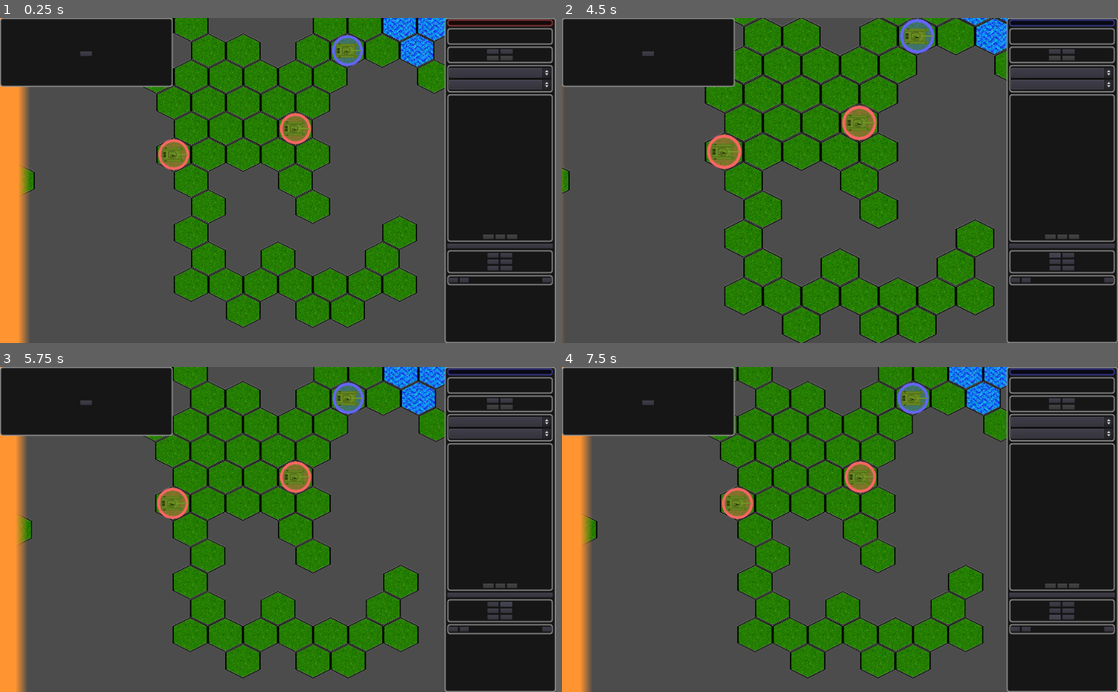
Above: before the commit, frames 1-4 (two rows, left to right).
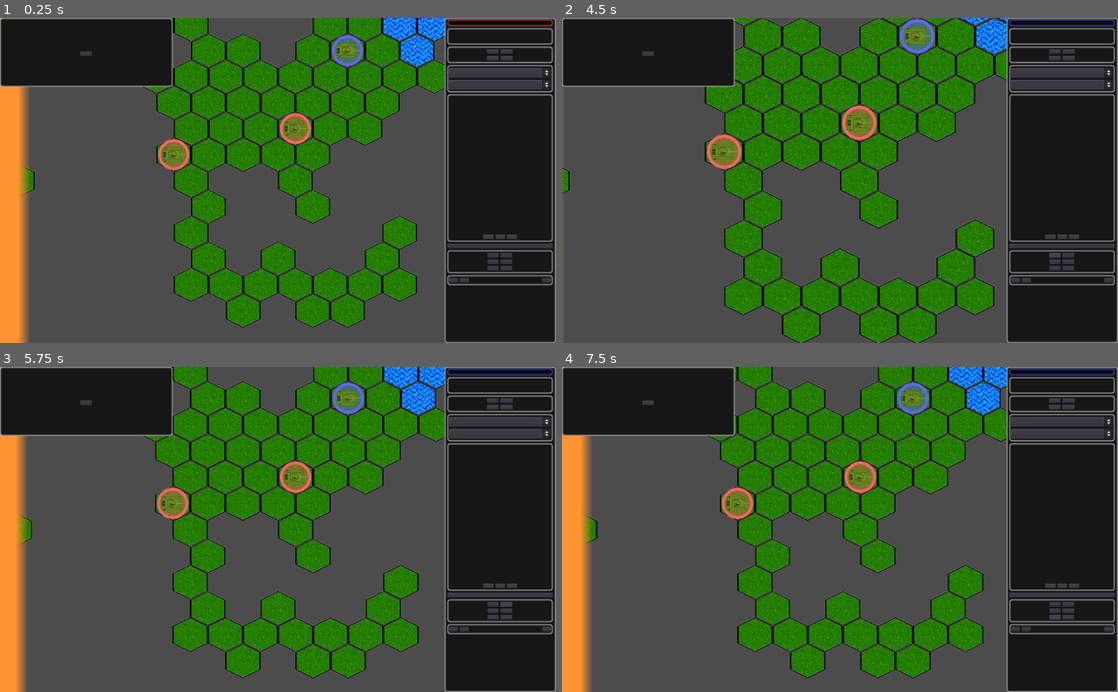
Above: after the commit, the same moments.

Repository: stefanos-86/HexGame
Game: Godot game, scene res://Scenes/HexMap.tscn
Same seed, same stepped clock (60 frames per second), same inputs: the game is played once before the commit and once after it.
Inputs:
- Up to frame 1 (0.25 s): no input
- Up to frame 2 (4.5 s): click "Artillery" at 0.5 s; click "Fire Smoke" at 1.25 s; click "Fire at will" at 2 s; click "Slow" at 2.75 s; click "End Turn" at 3.5 s; click "Zoom In" at 4.25 s
- Up to frame 3 (5.75 s): click "Zoom Out" at 5 s
- Up to frame 4 (7.5 s): click "Pan Up" at 5.75 s; click "Pan Down" at 6.5 s; click "Pan Left" at 7.25 s

The runs differ from the first frame. In frame 1, 2.9% of the frame differs, in the area x 56-75%, y 12-40%; in frame 2, 3.7%, in the area x 56-78%, y 8-39%; in frame 3, 3.0%; in frame 4, 3.0%.

Commit message:
Attack logic.

Diff:
--- a/FreeScripts/Game.gd
+++ b/FreeScripts/Game.gd
@@ -1,3 +1,5 @@
+const TWO_PI = 2 * PI
+
 enum factions {RED, BLUE}
 
 enum speed_levels {
@@ -6,14 +8,29 @@
   SLOW,
   FAST}
 
+enum fire_outcome {
+  MISS,
+  INEFFECTIVE,
+  DESTROYED
+ }
+
+enum armor_part {
+  FRONT,
+  SIDE,
+  REAR
+ }
+
 var first_player_in_turn
 var current_player
 var turn_count
+
+var rng = RandomNumberGenerator.new()
 
 func current_player_name():
   return factions.keys()[current_player]
 
 func begin_game():
+  rng.randomize()
   first_player_in_turn = factions.RED
   current_player = first_player_in_turn
   turn_count = 1
@@ -33,9 +50,10 @@
   var p = 100
   p = movement_accuracy_penalty(p, attacker.speed)
   p = movement_accuracy_penalty(p, target.speed)
+  p = distance_penalty(p, distance, attacker.gun_max_range)
 
-  var distance_factor = clamp(float(distance) / attacker.gun_max_range, 0, 1)
-  p = lerp(p, 0, distance_factor)
+  # Account for size? For heading?
+
   return int(p)
 
 func movement_accuracy_penalty(base_hit_probability, speed):
@@ -44,3 +62,55 @@
   elif speed == speed_levels.FAST:
     base_hit_probability /= 4
   return base_hit_probability
+
+func fire(shooter, target, terrain):
+  var distance = terrain.distance_between(shooter, target)
+  var hit_p = hit_probability(shooter, target, distance)
+
+  #if rng.randf() * 100 > hit_p:
+  #  print ("Missed")
+  #  return fire_outcome.MISS
+
+  var shot_strength = distance_penalty(shooter.gun_penetration_power, distance, shooter.gun_max_range)
+
+  var attack_direction = target.position - shooter.position
+  var attack_angle = attack_direction.angle()
+  if attack_angle < 0:
+    attack_angle += TWO_PI
+
+  var bearing = (attack_angle - target.global_rotation) / TWO_PI
+
+  print (attack_direction, " ", attack_angle, " ", target.global_rotation)
+  print ("bearing ", bearing)
+
+  var p_hit_side = 0
+  if (bearing < 0.25):
+    p_hit_side = lerp(0, 1, bearing * 4)
+  elif(bearing < 0.5):
+    p_hit_side = lerp(1, 0, (bearing - 0.25) * 4)
+  elif(bearing < 0.75):
+    p_hit_side = lerp(0, 1, (bearing - 0.5) * 4)
+  else:
+    p_hit_side = lerp(1, 0, (bearing - 0.75) * 4)
+
+  print ("Side hit " , p_hit_side)
+
+  var armor_part_hit = armor_part.REAR
+  if rng.randf() <= p_hit_side:
+    armor_part_hit = armor_part.SIDE
+  elif bearing > 0.25 and bearing < 0.75:
+    armor_part_hit = armor_part.FRONT
+
+  print (armor_part.keys()[armor_part_hit])
+  print (shot_strength, " vs ", target.armour_thickness[armor_part_hit])
+
+  if shot_strength > target.armour_thickness[armor_part_hit]:
+    return fire_outcome.DESTROYED
+
+  return fire_outcome.INEFFECTIVE
+
+
+# max_distance = range where the values goes to 0.
+func distance_penalty(value_at_no_distance, distance, max_distance):
+  var distance_factor = clamp(float(distance) / max_distance, 0, 1)
+  return lerp(value_at_no_distance, 0, distance_factor)
--- a/Scenes/Control.gd
+++ b/Scenes/Control.gd
@@ -93,6 +93,10 @@
             shoot(selected_unit, target)
 
       if event.button_index == BUTTON_RIGHT:
+        var corrected_mouse_position = get_global_mouse_position()
+        turn_towards(corrected_mouse_position)
+
+      if event.button_index == BUTTON_MIDDLE:
         unselect_current_unit()
 
 
@@ -125,15 +129,19 @@
 
 func shoot(attacker, target):
   animation_in_progress = true
-  var attack_from = terrain.where_is(attacker)
-  var attack_to = terrain.where_is(target)
-  var bullet_path = [attack_from, attack_to]
-  interface.animate_attack(bullet_path)
+  var attack_result = game.fire(attacker, target, terrain)
+  print(game.fire_outcome.keys()[attack_result])
+
+  interface.animate_attack(attacker, target, attack_result)
   # TODO: remove target from map at the end of the animation...
   # May use another transporter or a different signal to know
   # what to do post-animation. Or bake the target removal
   # in the animation.
 
+func turn_towards(position):
+  selected_unit.look_at(position)
+  selected_unit.rotate_turret_towards(position)
+
 func next_turn():
   game.next_turn()
   interface.refresh_turn_info(game)
--- a/Scenes/HexMap.tscn
+++ b/Scenes/HexMap.tscn
@@ -25,7 +25,7 @@
 cell_tile_origin = 1
 centered_textures = true
 format = 1
-tile_data = PoolIntArray( -65523, 0, 0, -65522, 0, 0, 7, 0,  …(431 unchanged characters)… , 0, 0, 131085, 0, 0, 131086, 0, 0, 131092, 0, 0, 131094, 0, 0, 131096, 0, 0, 131097, 0, 0, 196613, 0, 0, 196614, 0, 0, 196615, 0, 0, 196616, 0, 0, 196617, 0, 0, 196618, 0, 0, 196619, 0, 0, 196620, 0, 0, 196621, 0, 0, 196632, 0, 0, 196633, 0, 0, 3276 …(332 unchanged characters)…
+tile_data = PoolIntArray( -65523, 0, 0, -65522, 0, 0, 7, 0,  …(431 unchanged characters)… , 0, 0, 131085, 0, 0, 131086, 0, 0, 131087, 0, 0, 131088, 0, 0, 131089, 0, 0, 131090, 0, 0, 131092, 0, 0, 131094, 0, 0, 131096, 0, 0, 131097, 0, 0, 196613, 0, 0, 196614, 0, 0, 196615, 0, 0, 196616, 0, 0, 196617, 0, 0, 196618, 0, 0, 196619, 0, 0, 196620, 0, 0, 196621, 0, 0, 196622, 0, 0, 196624, 0, 0, 196632, 0, 0, 196633, 0, 0, 3276 …(332 unchanged characters)…
 script = ExtResource( 4 )
 
 [node name="DebugSquare" type="Sprite" parent="Terrain"]
--- a/Scenes/Interface.gd
+++ b/Scenes/Interface.gd
@@ -1,5 +1,4 @@
 extends Control
-
 
 var terrain
 var units
@@ -46,7 +45,7 @@
   unit.set_rotation(0)
   transporter.add_child(unit)
   moving_unit = unit # Store it so we can get it back in the animation callback.
-  transporter.reset_at_start(distance_to_cover, 120)
+  transporter.reset_at_start(distance_to_cover, 120, "movement_animation_done", unit)
 
 func _on_Transporter_movement_animation_done():
   if (moving_unit == $MovementPath/PathFollow2D/Transporter/Missile):
@@ -59,11 +58,15 @@
     moving_unit.set_position($MovementPath/PathFollow2D.get_position());
     moving_unit = null
 
-func animate_attack(fire_path):
+func animate_attack(attacker, target, outcome):
+  attacker.rotate_turret_towards(target.position)
+
   $MovementPath.curve.clear_points()
-  for p in fire_path:
-    var point_in_wc = terrain.cell_to_world(p)
-    $MovementPath.curve.add_point(point_in_wc)
+
+  var attack_from = terrain.cell_to_world(terrain.where_is(attacker))
+  var attack_to = terrain.cell_to_world(terrain.where_is(target))
+  $MovementPath.curve.add_point(attack_from)
+  $MovementPath.curve.add_point(attack_to)
 
   var distance_to_cover = $MovementPath.curve.get_baked_length()
 
@@ -72,7 +75,7 @@
   missile.set_rotation(0)
   missile.set_visible(true)
   moving_unit = missile
-  $MovementPath/PathFollow2D/Transporter.reset_at_start(distance_to_cover, 300)
+  $MovementPath/PathFollow2D/Transporter.reset_at_start(distance_to_cover, 300, "movement_animation_done", missile)
 
 func zoom_out():
   change_zoom(1.1)
--- a/Scenes/Transporter.gd
+++ b/Scenes/Transporter.gd
@@ -8,15 +8,19 @@
 
 var moving = false
 var path_length
+var callback_after_animation
+var moving_object
 
 func _ready():
   follow_me = get_parent()
 
-func reset_at_start(distance_to_cover, speed):
+func reset_at_start(distance_to_cover, speed, callback, moving_obj):
   follow_me.set_offset(0)
   path_length = distance_to_cover
   animation_speed = speed
   moving = true
+  callback_after_animation = callback
+  moving_object = moving_obj
 
 func _physics_process(delta):
   if (not moving):
@@ -26,6 +30,6 @@
   if (new_offset >= path_length):
     new_offset = path_length
     moving = false
-    emit_signal("movement_animation_done")
+    emit_signal(callback_after_animation)
 
   follow_me.set_offset(new_offset)
--- a/Scenes/Units.gd
+++ b/Scenes/Units.gd
@@ -13,6 +13,11 @@
   interface = get_tree().get_root().get_node("HexMap/Interface")
 
   # Stub the unit creation code.
+  var standard_armour = {}
+  standard_armour[game.armor_part.FRONT] = 300
+  standard_armour[game.armor_part.SIDE] = 250
+  standard_armour[game.armor_part.REAR] = 100
+
   var unit_to_place = tank_scene.instance()
   unit_to_place.faction = game.factions.RED
   unit_to_place.move_points = 10
@@ -20,6 +25,7 @@
   unit_to_place.type = "Tank"
   unit_to_place.speed = game.speed_levels.SLOW
   unit_to_place.gun_max_range = 15
+  unit_to_place.armour_thickness = standard_armour
   interface.unmark(unit_to_place) # Forces the color.
   terrain.emplace(unit_to_place, Vector2(12, 3))
 
@@ -32,6 +38,7 @@
   unit_to_place.shot_points = 2
   unit_to_place.type = "Tank 2"
   unit_to_place.speed = game.speed_levels.FAST
+  unit_to_place.armour_thickness = standard_armour
   unit_to_place.gun_max_range = 15
   interface.unmark(unit_to_place) # Forces the color.
   terrain.emplace(unit_to_place, Vector2(5, 3))
@@ -45,6 +52,7 @@
   unit_to_place.type = "Tank"
   unit_to_place.speed = game.speed_levels.STATIONARY
   unit_to_place.faction = game.factions.BLUE
+  unit_to_place.armour_thickness = standard_armour
   unit_to_place.gun_max_range = 15
   interface.unmark(unit_to_place) # Forces the color.
   terrain.emplace(unit_to_place, Vector2(15, 1))
--- a/Units/UnitInField.gd
+++ b/Units/UnitInField.gd
@@ -9,7 +9,16 @@
 
 var speed
 
+# TODO: this values belong to the type of the unit.
+# They do not change when fielding it. The gun has been installed
+# in the tank factory; deploying the vehicle has no effect.
+# Same for the armor.
 var gun_max_range
+var gun_penetration_power = 450 # mm of steel at 90 degrees, point blank.
+var armour_thickness = {}
 
 func belongs_to(player):
   return faction == player
+
+func rotate_turret_towards(point):
+  $Tank_turret.look_at(point)
--- a/project.godot
+++ b/project.godot
@@ -77,6 +77,10 @@
 "events": [ Object(InputEventKey,"resource_local_to_scene":false,"resource_name":"","device":0,"alt":false,"shift":true,"control":false,"meta":false,"command":false,"pressed":false,"scancode":16777221,"unicode":0,"echo":false,"script":null)
  ]
 }
+FrontTo={
+"deadzone": 0.5,
+"events": [  ]
+}
 
 [rendering]
 
Not shown: 1 places in Scenes/HexMap.tscn that only renumber resources
